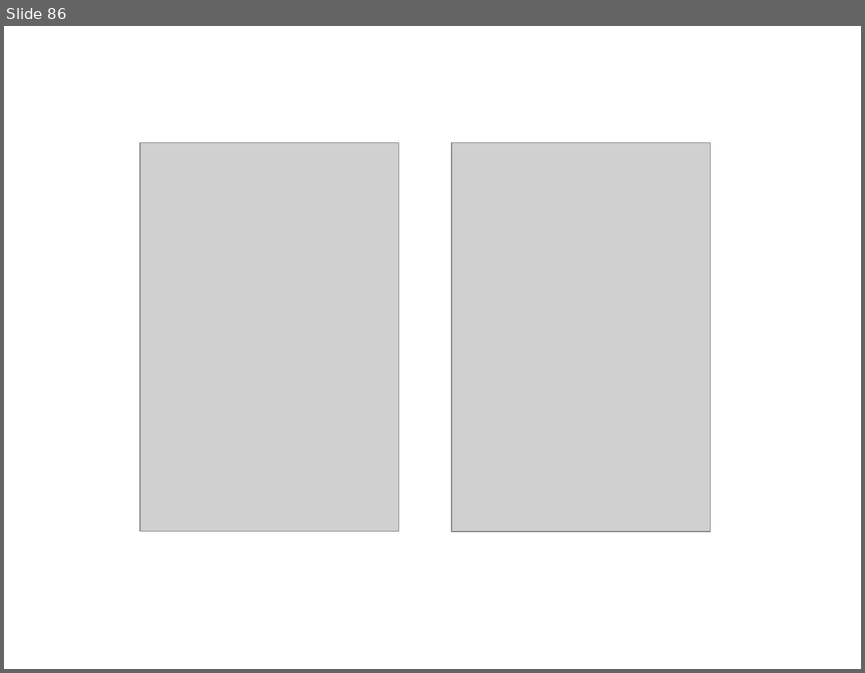
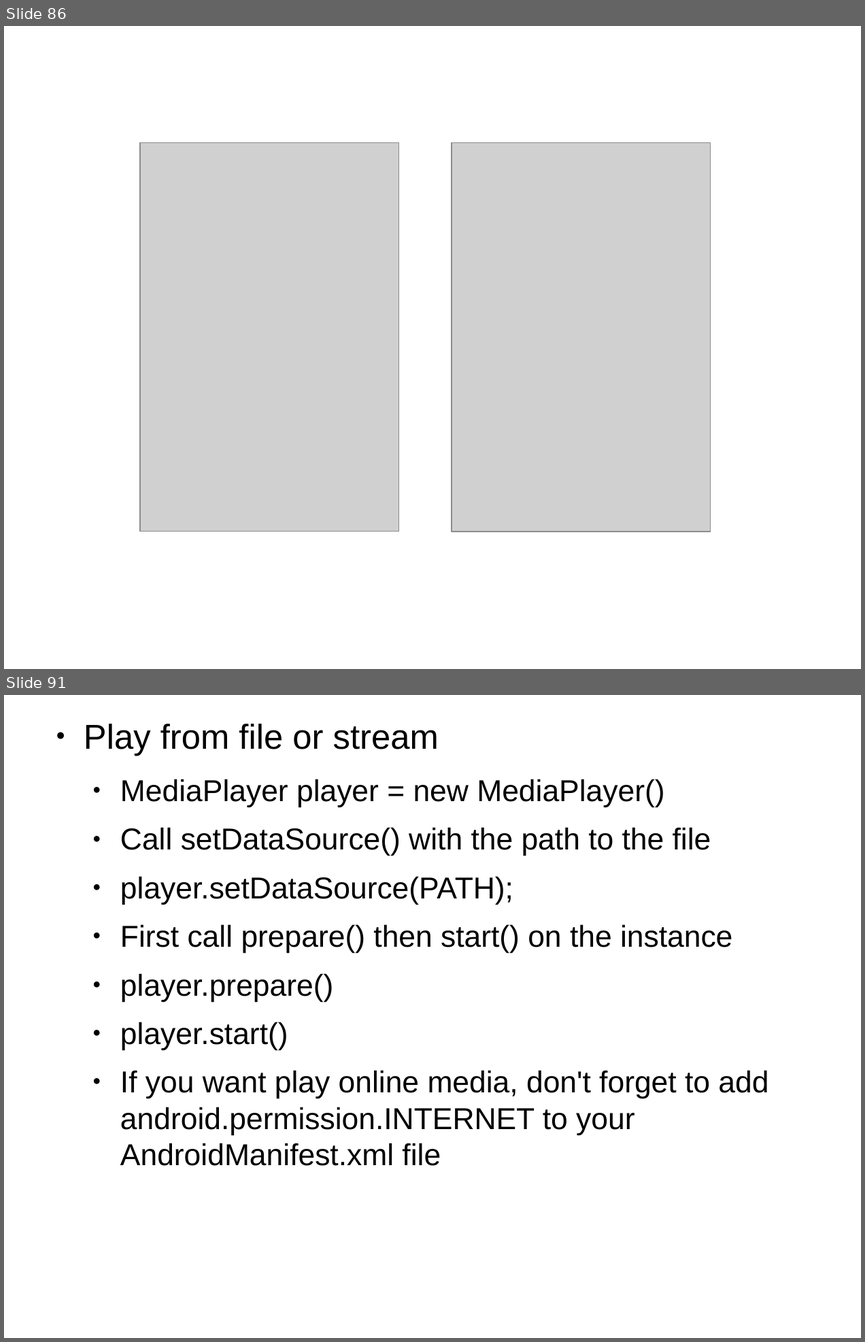
Before and after one commit to thegreatdao/testa, a slide deck: assets/android2.odp. Shown one above the other, each under a label of ours: slide 86 before the commit, slides 86 and 91 after it; the slides between them are not shown. The pictures are 865x673 and 865x1342 pixels, drawn with LibreOffice and Linux fonts; fonts in the diff are those of the drawing; grey boxes stand for pictures. Boxes give left, top, right and bottom in pixels: in the first picture for what was removed or moved away, otherwise in the second. Text is boxed around its words. In the diff, an @@ line names an element or a change of style, - is before the commit and + after.

```diff
--- a/assets/android2.odp
+++ b/assets/android2.odp
@@ slide 91 added at <box>4,695,861,1338</box>, background #FFFFFF @@
@@ text added at <box>84,724,768,1166</box>, 28 pt, text #000000 @@
+● Play from file or stream
+  ● MediaPlayer player = new MediaPlayer()
+  ● Call setDataSource() with the path to the file
+  ● player.setDataSource(PATH);
+  ● First call prepare() then start() on the instance
+  ● player.prepare()
+  ● player.start()
+  ● If you want play online media, don't forget to add android.permission.INTERNET to your AndroidManifest.xml file
```
Also in this commit, not shown: 5 other slides added, 6 other files.
